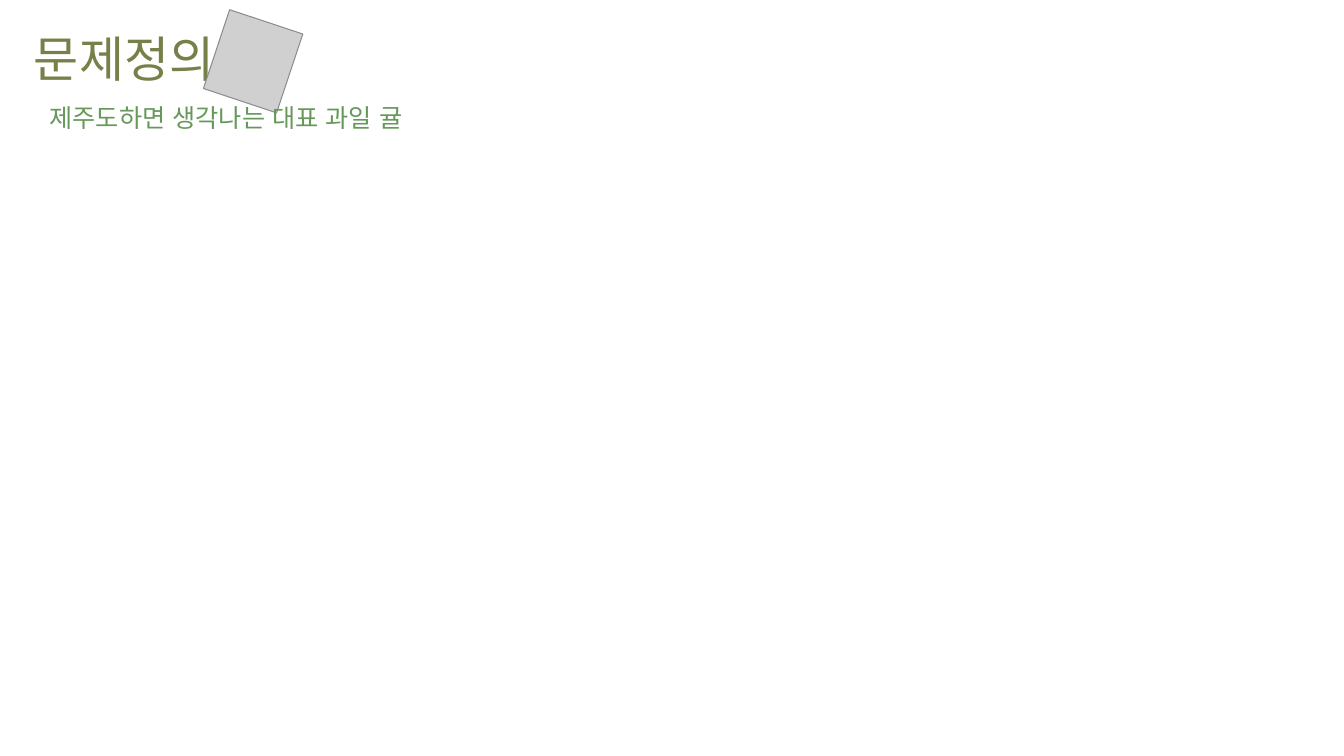
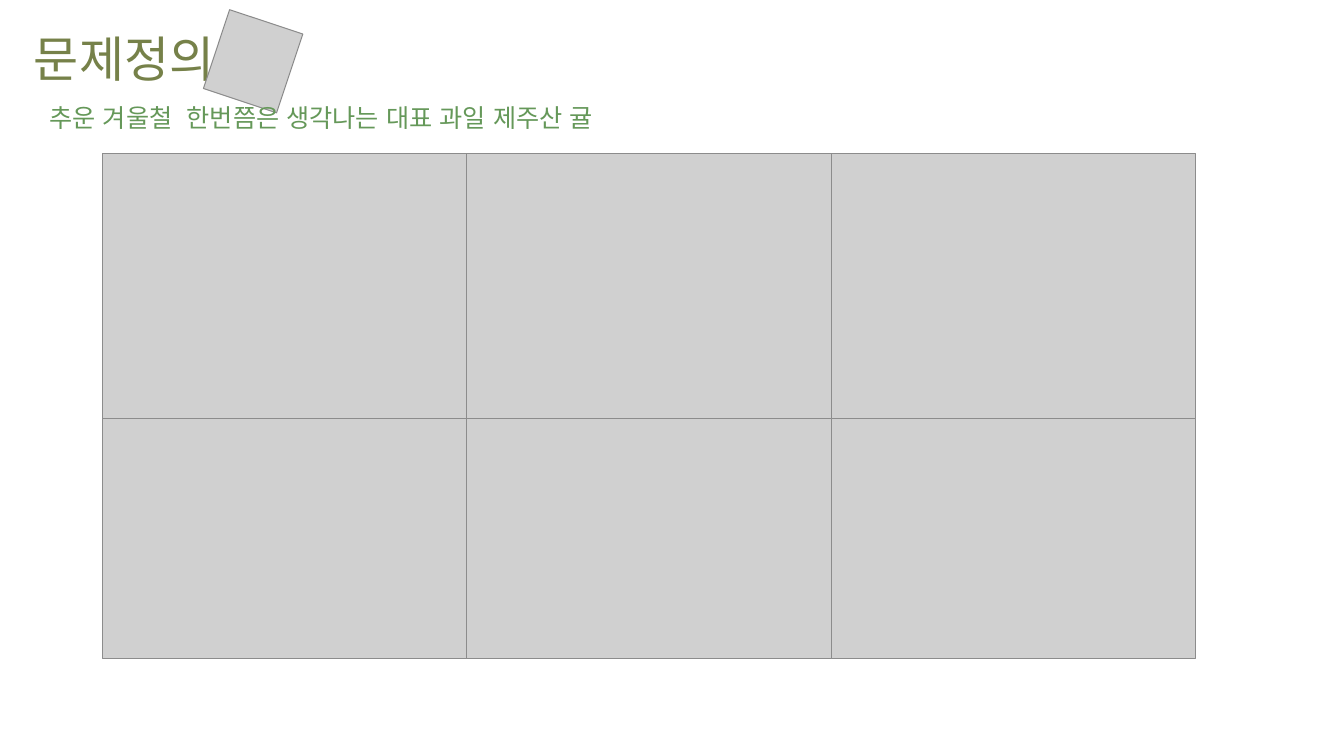
Before and after one commit to Joonyeong97/Jeju_Analysis_Project, a slide deck: slide 3 of ppt/감귤 PPT.pptx. Drawn at 1344x756 pixels with LibreOffice and Linux fonts; fonts in the diff are those of the drawing; grey boxes stand for pictures; background and template pictures are left out. Boxes give left, top, right and bottom in pixels: in the first picture for what was removed or moved away, otherwise in the second. Text is boxed around its words. In the diff, an @@ line names an element or a change of style, - is before the commit and + after.

```diff
--- a/ppt/감귤 PPT.pptx
+++ b/ppt/감귤 PPT.pptx
@@ text at bbox=[50, 101, 593, 129]: text changed @@
-제주도하면 생각나는 대표 과일 귤
+추운 겨울철 한번쯤은 생각나는 대표 과일 제주산 귤
@@ group added at bbox=[103, 153, 1196, 658]: 6 pictures @@
```
Also in this commit, not shown: 2 other slides changed, 6 slides added, 2 slides removed.
